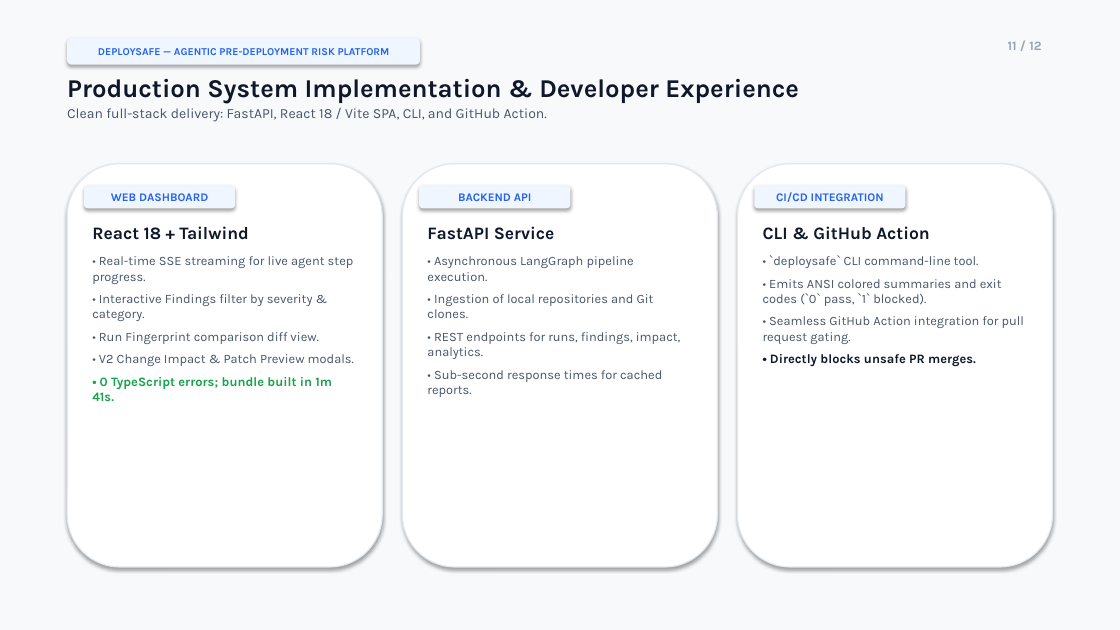
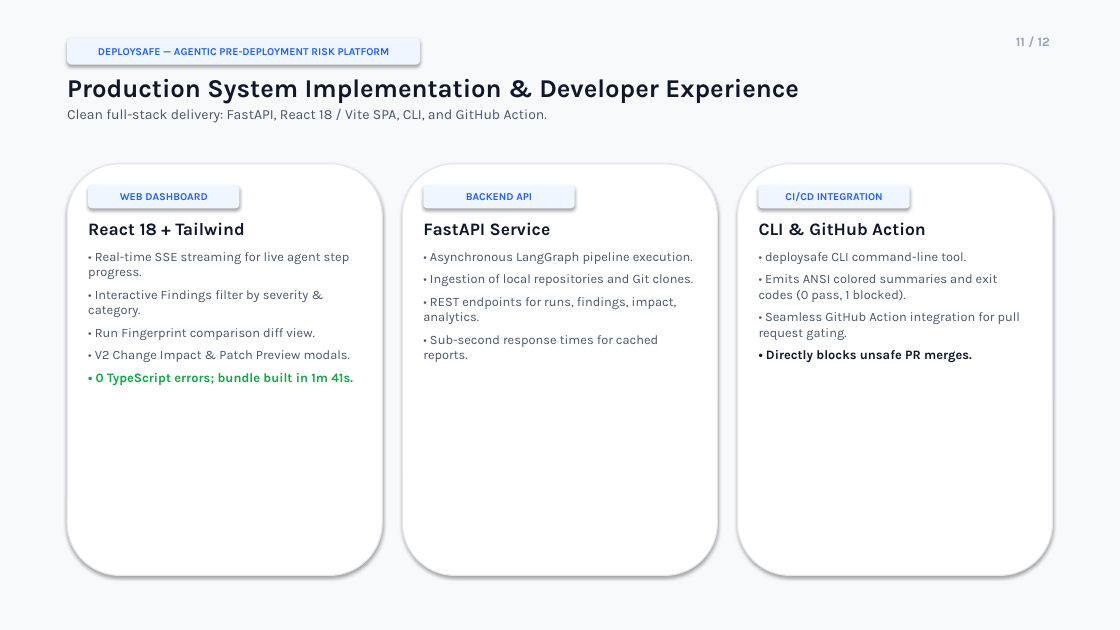
Before and after one commit to yashrao2607/AI-Devops, a slide deck: slide 11 of DeploySafe_Final_Presentation_V2.pptx. Drawn at 1120x630 pixels with LibreOffice and Linux fonts; fonts in the diff are those of the drawing. Boxes give left, top, right and bottom in pixels: in the first picture for what was removed or moved away, otherwise in the second. Text is boxed around its words. In the diff, an @@ line names an element or a change of style, - is before the commit and + after.

Commit message:
docs: perfect PPT typography, layout alignment, and slide previews

```diff
--- a/DeploySafe_Final_Presentation_V2.pptx
+++ b/DeploySafe_Final_Presentation_V2.pptx
@@ text "11 / 12": place and size @@
-text "11 / 12" at <box>1008,41,1041,50</box>
+text "11 / 12" at <box>1016,37,1050,46</box>
@@ rounded rectangle: place and size @@
-rounded rectangle at <box>67,164,382,567</box>
+rounded rectangle at <box>67,164,382,576</box>
@@ rounded rectangle: place and size @@
-rounded rectangle at <box>402,164,718,567</box>
+rounded rectangle at <box>402,164,718,576</box>
@@ rounded rectangle: place and size @@
-rounded rectangle at <box>738,164,1053,567</box>
+rounded rectangle at <box>738,164,1053,576</box>
@@ 3 rounded rectangles: place and size @@
-3 rounded rectangles at <box>84,185,906,208</box>
+3 rounded rectangles at <box>88,185,910,208</box>
@@ size 10 to 9 pt in 3 elements at <box>423,185,575,208</box>, <box>759,185,910,208</box>, <box>88,185,239,208</box> @@
@@ text "React 18 + Tailwind" rewrapped from <box>92,226,354,401</box> to <box>88,222,353,385</box> @@
@@ text "FastAPI Service" rewrapped from <box>427,226,681,397</box> to <box>423,222,694,362</box> @@
@@ text at <box>759,252,998,302</box>: text changed @@
-• `deploysafe` CLI command-line tool.
-• Emits ANSI colored summaries and exit codes (`0` pass, `1` blocked).
+• deploysafe CLI command-line tool.
+• Emits ANSI colored summaries and exit codes (0 pass, 1 blocked).
```
Also in this commit, not shown: 11 other slides changed, 13 other files.
